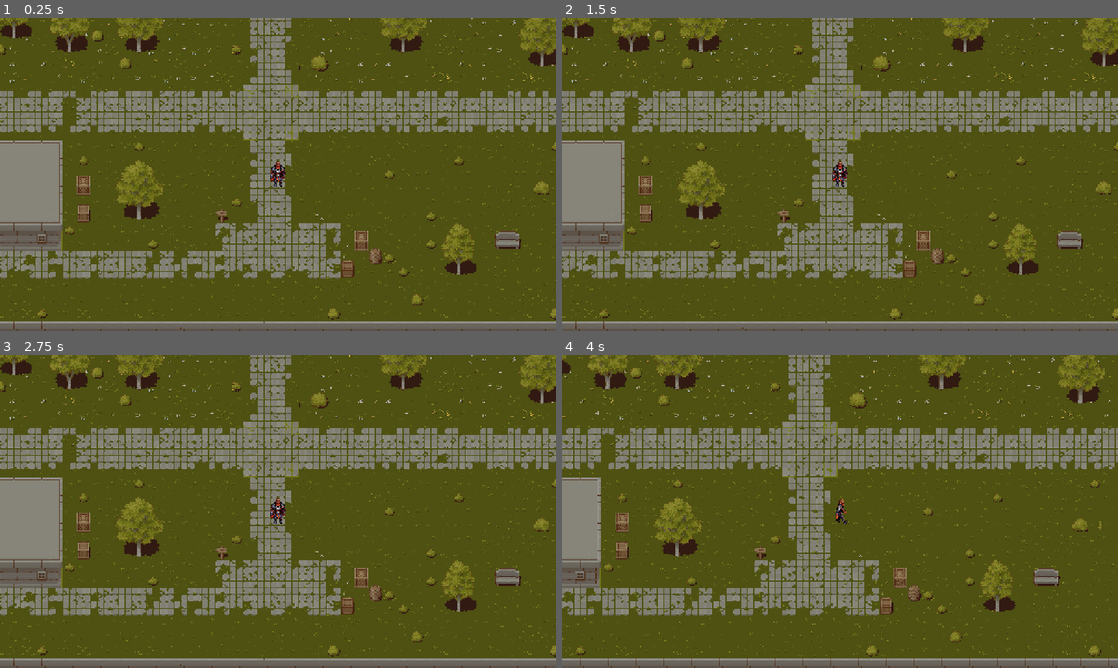
Above: before the commit, frames 1-4 (two rows, left to right).
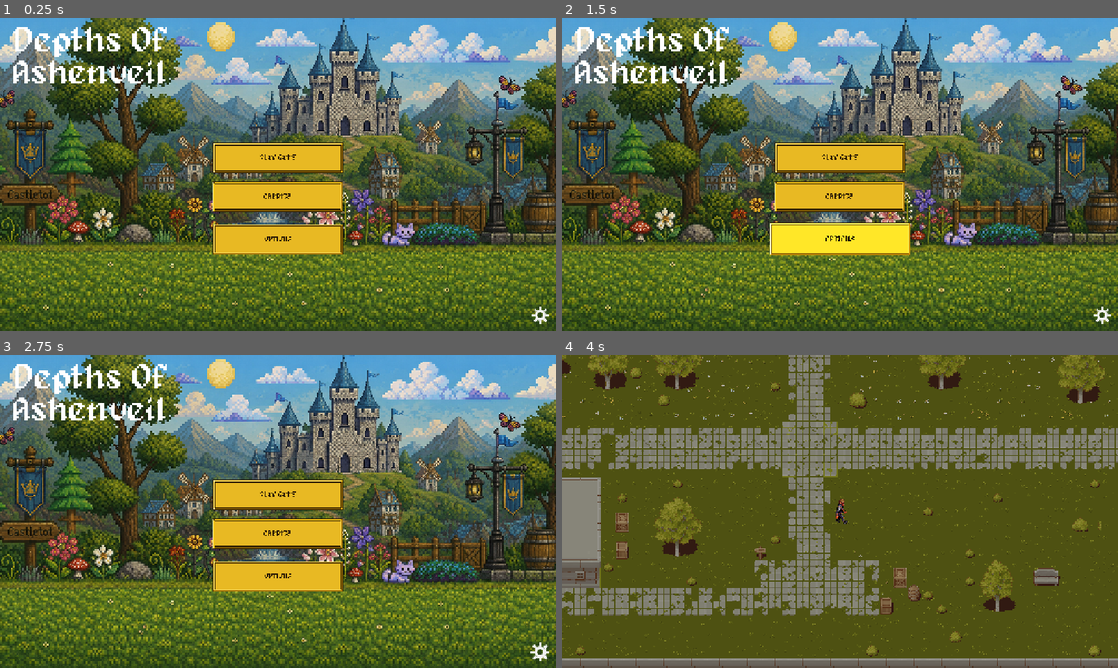
Above: after the commit, the same moments.

Repository: j75484696-bot/rpg_game_dmitra
Game: Godot game, scene res://ui/menus/main_menu.tscn
Two runs of this game, one before a commit and one after it. Both use one fixed random seed, a clock stepped at 60 frames per second and the inputs below. Before the commit the project starts from res://scenes/map/map.tscn.
Inputs (mouse positions are in pixels of both pictures, inside the frame that each line leads up to):
- Up to frame 1 (0.25 s): no input
- Up to frame 2 (1.5 s): click (840, 196) at 0.5 s, where only the run after the commit has a clickable "CREDITS"; click (840, 240) at 1.25 s, where only the run after the commit has a clickable "OPTIONS"
- Up to frame 3 (2.75 s): click (539, 652) at 2.02 s
- Up to frame 4 (4 s): click (840, 495) at 2.75 s, where only the run after the commit has a clickable "PLAY GAME"; tap Enter (ui_accept) at 3.5, 3.77 s; move the mouse to (962, 495) at 3.52 s; hold Right (ui_right) from 3.53 s (still down); click (962, 495) at 3.67 s

The runs differ from the first frame. In frame 1, 87% of the frame differs, in the area x 0-100%, y 0-100%; in frame 2, 87%; in frame 3, 87%; in frame 4, nothing differs.

Commit message:
Add main menu screen with Play/Credits/Options and hover pop
Play wires into the map via the existing Transitions.replace(); Credits
and Options/Settings are stubbed until those systems exist. Boots to the
menu now instead of straight to the map.

Co-Authored-By: Claude Sonnet 5 <noreply@anthropic.com>
Claude-Session: https://claude.ai/code/session_012sKsAUM1DCLpKo3Kk2pmv8

Diff:
--- /dev/null
+++ b/assets/icons/icon_settings.svg
@@ -0,0 +1,13 @@
+<svg xmlns="http://www.w3.org/2000/svg" viewBox="0 0 32 32">
+  <g fill="#f2f2f2">
+    <rect x="14" y="0" width="4" height="6" transform="rotate(0 16 16)"/>
+    <rect x="14" y="0" width="4" height="6" transform="rotate(45 16 16)"/>
+    <rect x="14" y="0" width="4" height="6" transform="rotate(90 16 16)"/>
+    <rect x="14" y="0" width="4" height="6" transform="rotate(135 16 16)"/>
+    <rect x="14" y="0" width="4" height="6" transform="rotate(180 16 16)"/>
+    <rect x="14" y="0" width="4" height="6" transform="rotate(225 16 16)"/>
+    <rect x="14" y="0" width="4" height="6" transform="rotate(270 16 16)"/>
+    <rect x="14" y="0" width="4" height="6" transform="rotate(315 16 16)"/>
+    <path fill-rule="evenodd" d="M6,16 A10,10 0 1,0 26,16 A10,10 0 1,0 6,16 Z M11,16 A5,5 0 1,0 21,16 A5,5 0 1,0 11,16 Z"/>
+  </g>
+</svg>
--- a/project.godot
+++ b/project.godot
@@ -11,7 +11,7 @@
 [application]
 
 config/name="rpg_game_dmitra"
-run/main_scene="res://scenes/map/map.tscn"
+run/main_scene="res://ui/menus/main_menu.tscn"
 config/features=PackedStringArray("4.7", "Forward Plus")
 config/icon="res://icon.svg"
 
--- /dev/null
+++ b/ui/menus/main_menu.gd
@@ -0,0 +1,56 @@
+# main_menu.gd - title screen. Wires Play into the map via Transitions.replace().
+# Any file may edit any other, provided the docs are kept in step.
+# See INTEGRATION_SEAMS.md for what core/ exposes.
+extends Control
+
+const MAP_SCENE := "res://scenes/map/map.tscn"
+
+# Hover pop: scale bounces up on enter, eases back to normal on exit.
+const HOVER_SCALE := 1.08
+const HOVER_IN_TIME := 0.15
+const HOVER_OUT_TIME := 0.1
+
+@onready var play_button: Button = $PlayButton
+@onready var credits_button: Button = $CreditsButton
+@onready var options_button: Button = $OptionsButton
+@onready var settings_button: TextureButton = $SettingsButton
+
+func _ready() -> void:
+	play_button.pressed.connect(_on_play_pressed)
+	credits_button.pressed.connect(_on_credits_pressed)
+	# Options button and the corner gear both open the same not-yet-built
+	# settings screen - two entry points, one destination.
+	options_button.pressed.connect(_on_options_pressed)
+	settings_button.pressed.connect(_on_options_pressed)
+
+	for button in [play_button, credits_button, options_button, settings_button]:
+		_wire_hover(button)
+
+# Scaling a Control grows it from the top-left by default; centering the
+# pivot first is what makes it read as a pop instead of a lopsided stretch.
+func _wire_hover(button: Control) -> void:
+	button.pivot_offset = button.size / 2.0
+	button.mouse_entered.connect(_on_button_hover.bind(button))
+	button.mouse_exited.connect(_on_button_unhover.bind(button))
+
+func _on_button_hover(button: Control) -> void:
+	var tween := create_tween()
+	tween.tween_property(button, "scale", Vector2.ONE * HOVER_SCALE, HOVER_IN_TIME) \
+		.set_trans(Tween.TRANS_BACK).set_ease(Tween.EASE_OUT)
+
+func _on_button_unhover(button: Control) -> void:
+	var tween := create_tween()
+	tween.tween_property(button, "scale", Vector2.ONE, HOVER_OUT_TIME) \
+		.set_trans(Tween.TRANS_SINE).set_ease(Tween.EASE_OUT)
+
+func _on_play_pressed() -> void:
+	Transitions.replace(MAP_SCENE)
+
+func _on_credits_pressed() -> void:
+	# TODO: no credits scene/system exists yet - wire this once one does.
+	pass
+
+func _on_options_pressed() -> void:
+	# TODO: no settings scene exists yet.
+	# Transitions.push("res://ui/menus/settings.tscn") once it's built.
+	pass
--- a/ui/menus/main_menu.tscn
+++ b/ui/menus/main_menu.tscn
@@ -1,32 +1,77 @@
-[gd_scene format=3 uid="uid://dycme3cfwfxx1"]
+[gd_scene format=3 uid="uid://bv5wc2bqpa3if"]
 
-[node name="Control" type="Control" unique_id=776653071]
+[ext_resource type="Script" uid="uid://7xjkgke7gns5" path="res://ui/menus/main_menu.gd" id="1"]
+[ext_resource type="Texture2D" uid="uid://3umgi4tpuib1" path="res://assets/sprites/backgrounds/bg_menu.png" id="2"]
+[ext_resource type="Texture2D" uid="uid://cttbx2vngu6xi" path="res://assets/icons/icon_settings.svg" id="3"]
+
+[node name="MainMenu" type="Control" unique_id=1225514604]
 layout_mode = 3
-anchors_preset = 0
-offset_right = 40.0
-offset_bottom = 40.0
+anchors_preset = 15
+anchor_right = 1.0
+anchor_bottom = 1.0
+grow_horizontal = 2
+grow_vertical = 2
+script = ExtResource("1")
 
-[node name="Button" type="Button" parent="." unique_id=525475371]
+[node name="Background" type="TextureRect" parent="." unique_id=1400790929]
+layout_mode = 1
+anchors_preset = 15
+anchor_right = 1.0
+anchor_bottom = 1.0
+grow_horizontal = 2
+grow_vertical = 2
+mouse_filter = 2
+texture = ExtResource("2")
+expand_mode = 1
+stretch_mode = 6
+
+[node name="Title" type="RichTextLabel" parent="." unique_id=237907917]
 layout_mode = 0
-offset_left = 417.0
-offset_top = 334.0
-offset_right = 717.0
-offset_bottom = 404.0
+offset_left = 30.0
+offset_top = 16.0
+offset_right = 486.0
+offset_bottom = 243.0
+theme_override_font_sizes/normal_font_size = 80
+text = "Depths Of
+Ashenveil"
+
+[node name="PlayButton" type="Button" parent="." unique_id=1497215590]
+layout_mode = 0
+offset_left = 490.0
+offset_top = 287.0
+offset_right = 790.0
+offset_bottom = 357.0
 text = "PLAY GAME"
 
-[node name="Button3" type="Button" parent="." unique_id=1551536523]
+[node name="CreditsButton" type="Button" parent="." unique_id=1580197132]
 layout_mode = 0
-offset_left = 421.0
-offset_top = 475.0
-offset_right = 721.0
-offset_bottom = 545.0
+offset_left = 489.0
+offset_top = 376.0
+offset_right = 789.0
+offset_bottom = 446.0
+text = "CREDITS"
+
+[node name="OptionsButton" type="Button" parent="." unique_id=1872305836]
+layout_mode = 0
+offset_left = 490.0
+offset_top = 474.0
+offset_right = 790.0
+offset_bottom = 544.0
 text = "OPTIONS"
 
-[node name="RichTextLabel" type="RichTextLabel" parent="." unique_id=1443089103]
-layout_mode = 0
-offset_left = 196.0
-offset_top = 76.0
-offset_right = 953.0
-offset_bottom = 230.0
-text = "Depths Of
-Ashenveil"
+[node name="SettingsButton" type="TextureButton" parent="." unique_id=1690995671]
+layout_mode = 1
+anchors_preset = 3
+anchor_left = 1.0
+anchor_top = 1.0
+anchor_right = 1.0
+anchor_bottom = 1.0
+offset_left = -56.0
+offset_top = -56.0
+offset_right = -16.0
+offset_bottom = -16.0
+grow_horizontal = 0
+grow_vertical = 0
+texture_normal = ExtResource("3")
+ignore_texture_size = true
+stretch_mode = 5
Not shown, added: assets/icons/icon_settings.svg.import
Binary file added: assets/sprites/backgrounds/bg_menu.png
Not shown, added: assets/sprites/backgrounds/bg_menu.png.import
Not shown, added: ui/menus/main_menu.gd.uid
Not shown: 1 places in ui/themes/main.tres that only renumber resources
Not shown, changed: CHANGELOG.md
